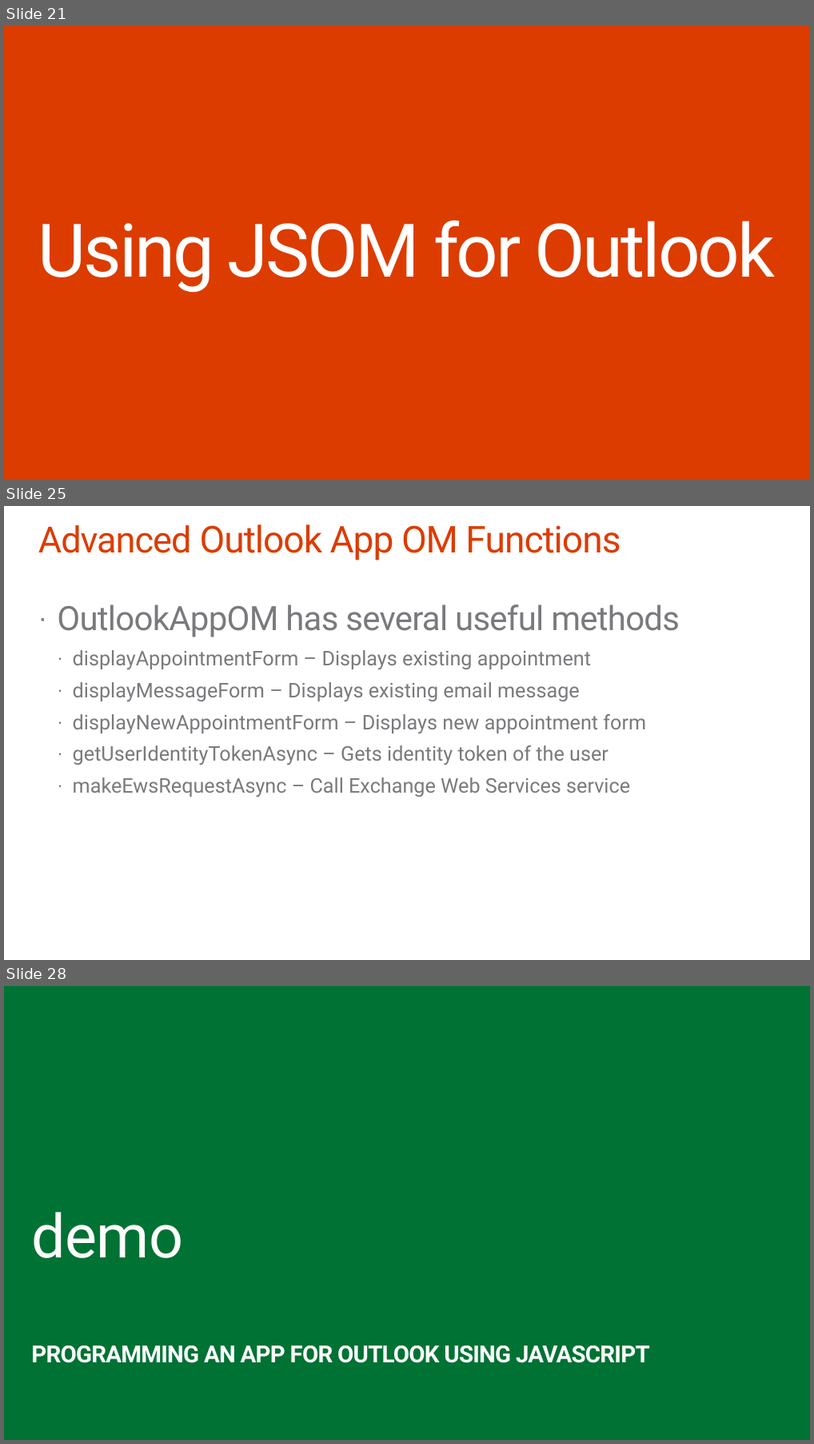
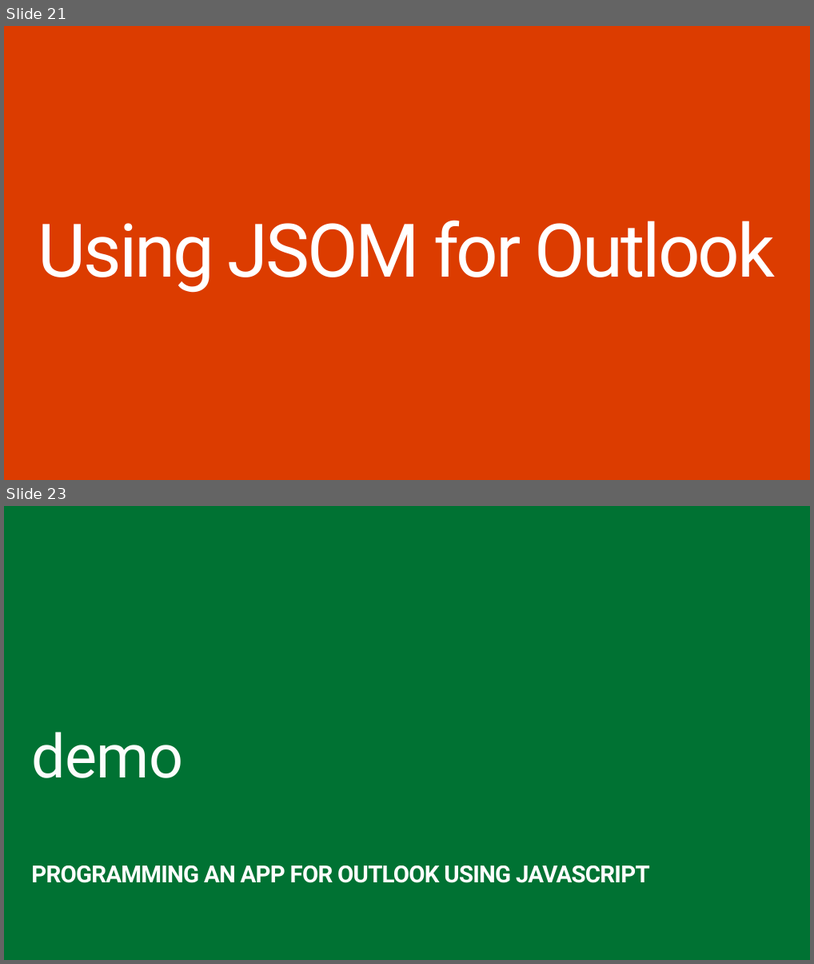
Before and after one commit to OfficeDev/TrainingContent, a slide deck: O3652-1 Deep Dive Apps for Office in Outlook/O3652-1 Deep Dive into Apps for Office in Outlook.pptx. Shown one above the other, each under a label of ours: slides 21, 25 and 28 before the commit, slides 21 and 23 after it; the slides between them are not shown. The pictures are 814x1444 and 814x964 pixels, drawn with LibreOffice and Linux fonts; fonts in the diff are those of the drawing; background and template pictures are left out. Boxes give left, top, right and bottom in pixels: in the first picture for what was removed or moved away, otherwise in the second. Text is boxed around its words. In the diff, an @@ line names an element or a change of style, - is before the commit and + after.

```diff
--- a/O3652-1 Deep Dive Apps for Office in Outlook/O3652-1 Deep Dive into Apps for Office in Outlook.pptx
+++ b/O3652-1 Deep Dive Apps for Office in Outlook/O3652-1 Deep Dive into Apps for Office in Outlook.pptx
@@ slide 25 removed at box(4, 506, 810, 960), background #FFFFFF @@
@@ title removed at box(38, 524, 621, 560) @@
-Advanced Outlook App OM Functions
@@ text removed at box(57, 604, 680, 797) @@
-· OutlookAppOM has several useful methods
-  · displayAppointmentForm – Displays existing appointment
-  · displayMessageForm – Displays existing email message
-  · displayNewAppointmentForm – Displays new appointment form
-  · getUserIdentityTokenAsync – Gets identity token of the user
-  · makeEwsRequestAsync – Call Exchange Web Services service
@@ what was slide 28 is now slide 23 @@
```
Also in this commit, not shown: 6 slides changed, 1 slide added, 4 other slides removed.
